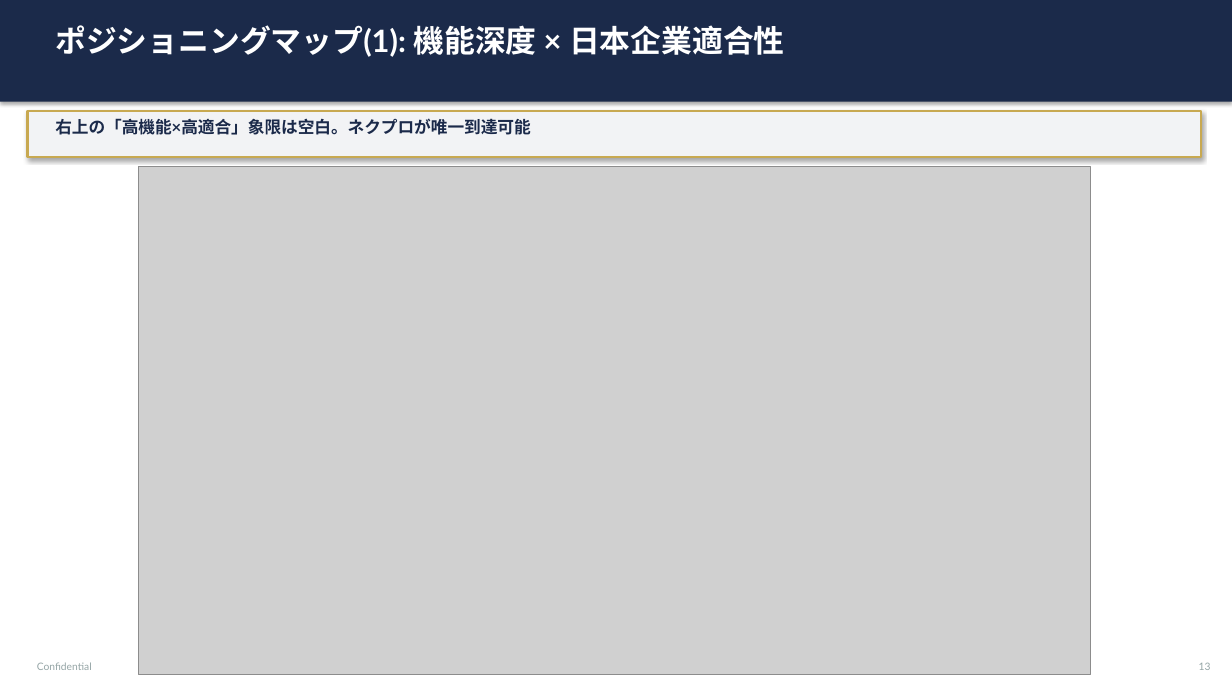
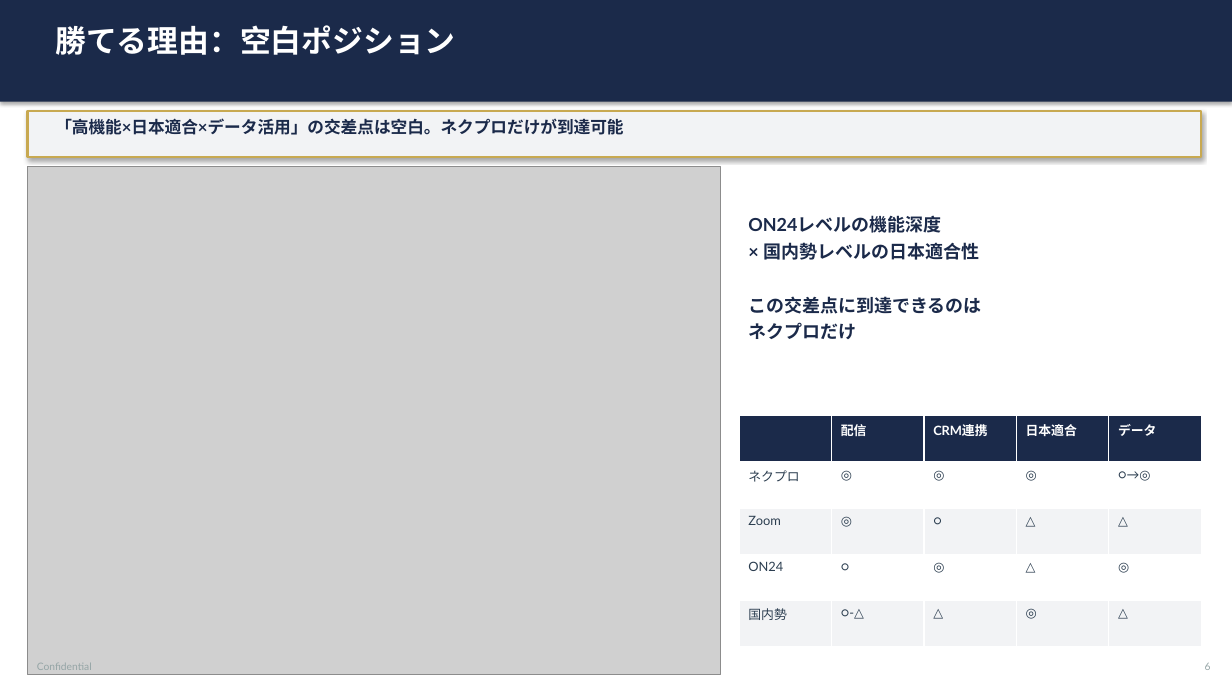
Before and after one commit to kapigon001/nexpro-strategy, a slide deck: slide 6 of output/nexpro_strategy_presentation.pptx (slide 13 before the commit). Drawn at 1232x693 pixels with LibreOffice and Linux fonts; fonts in the diff are those of the drawing; grey boxes stand for pictures. Boxes give left, top, right and bottom in pixels: in the first picture for what was removed or moved away, otherwise in the second. Text is boxed around its words. In the diff, an @@ line names an element or a change of style, - is before the commit and + after.

```diff
--- a/output/nexpro_strategy_presentation.pptx
+++ b/output/nexpro_strategy_presentation.pptx
@@ text at [55, 25, 455, 55]: text changed @@
-ポジショニングマップ(1): 機能深度 × 日本企業適合性
+勝てる理由：空白ポジション
@@ text at [55, 118, 623, 135]: text changed @@
-右上の「高機能×高適合」象限は空白。ネクプロが唯一到達可能
+「高機能×日本適合×データ活用」の交差点は空白。ネクプロだけが到達可能
@@ picture: place and size @@
-picture at [139, 166, 1091, 675]
+picture at [28, 166, 721, 675]
@@ text added at [748, 215, 982, 339], 14 pt, text #1B2A4A, bold @@
+ON24レベルの機能深度
+× 国内勢レベルの日本適合性
+この交差点に到達できるのは
+ネクプロだけ
@@ table added at [739, 416, 1202, 647], 5 rows, 5 columns @@
+ | 配信 | CRM連携 | 日本適合 | データ
+ネクプロ | ◎ | ◎ | ◎ | ○→◎
+Zoom | ◎ | ○ | △ | △
+ON24 | ○ | ◎ | △ | ◎
+国内勢 | ○-△ | △ | ◎ | △
@@ text at [1205, 663, 1211, 670]: text changed @@
-13
+6
```
Also in this commit, not shown: 10 other slides changed, 11 slides added, 24 slides removed, 2 other files.
